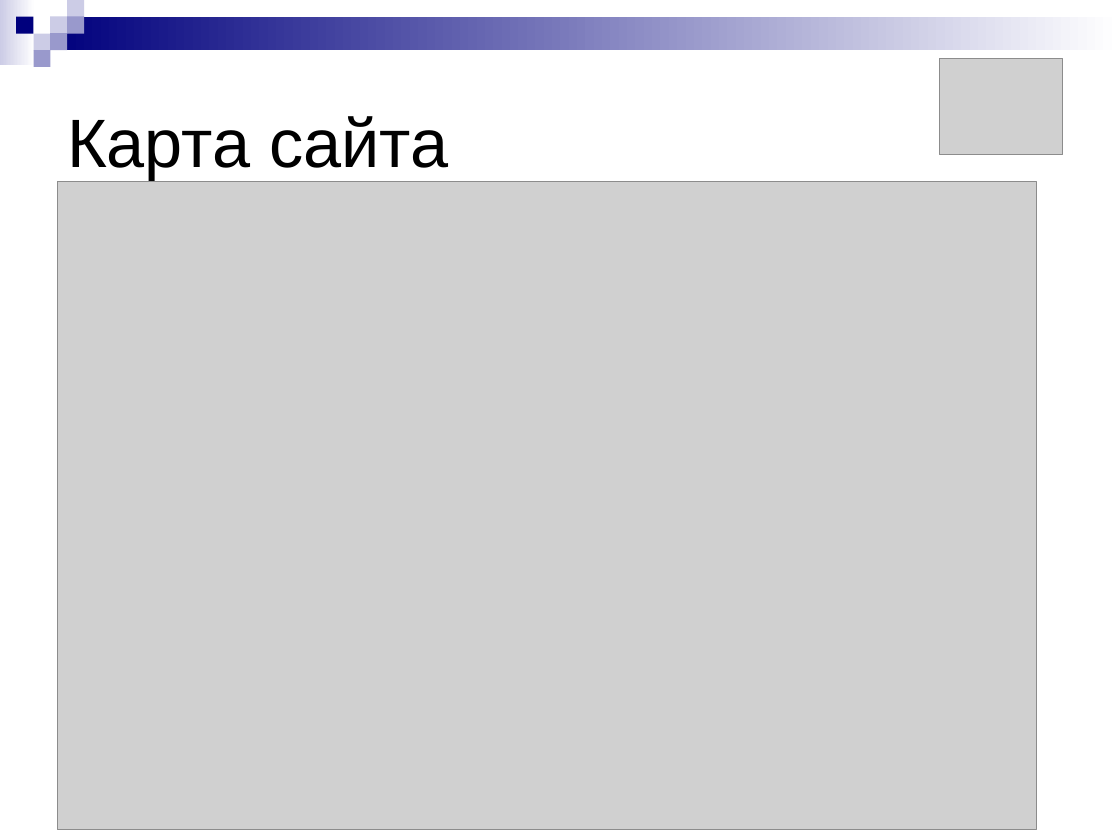
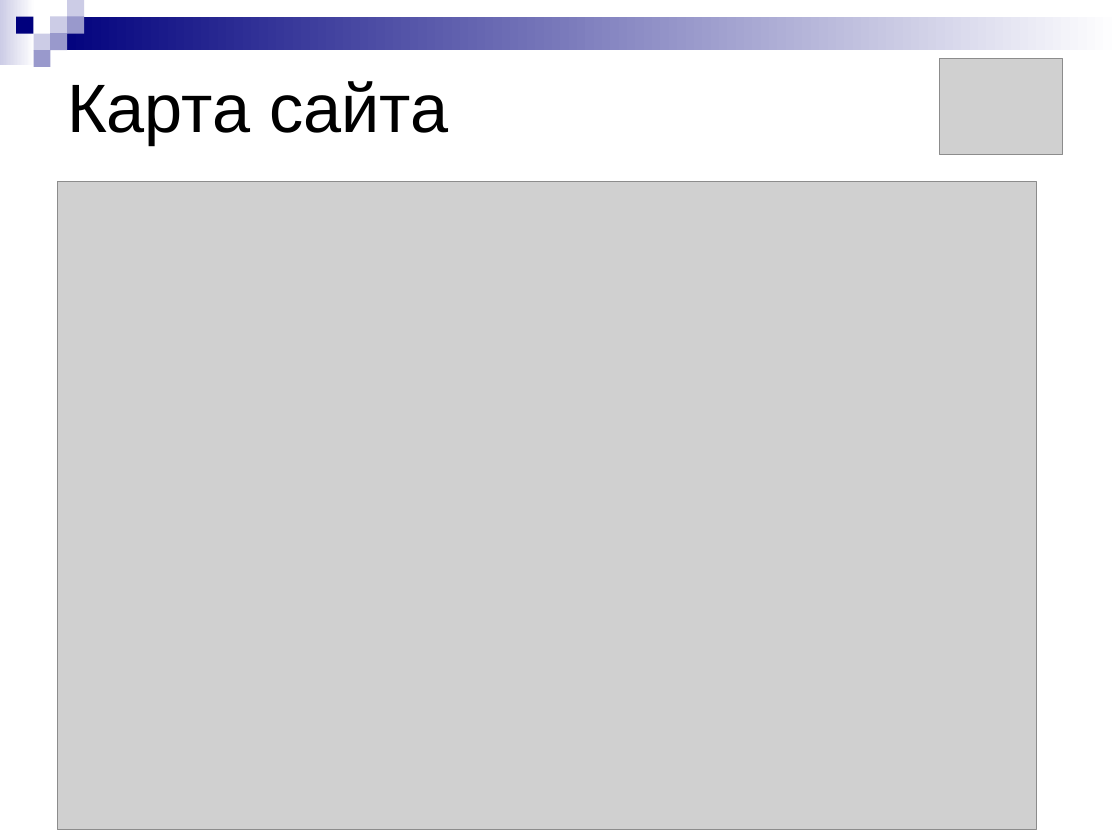
Before and after one commit to aricent123/cadbis, a slide deck: slide 11 of CADBiS_docs/DRypa/presentation.ppt. Drawn at 1120x840 pixels with LibreOffice and Linux fonts; fonts in the diff are those of the drawing; grey boxes stand for pictures. Boxes give left, top, right and bottom in pixels: in the first picture for what was removed or moved away, otherwise in the second. Text is boxed around its words. In the diff, an @@ line names an element or a change of style, - is before the commit and + after.

```diff
--- a/CADBiS_docs/DRypa/presentation.ppt
+++ b/CADBiS_docs/DRypa/presentation.ppt
@@ title "Карта сайта": place and size @@
-title "Карта сайта" at (67,116,448,179)
+title "Карта сайта" at (67,81,448,145)
```
Also in this commit, not shown: 8 other slides changed.
